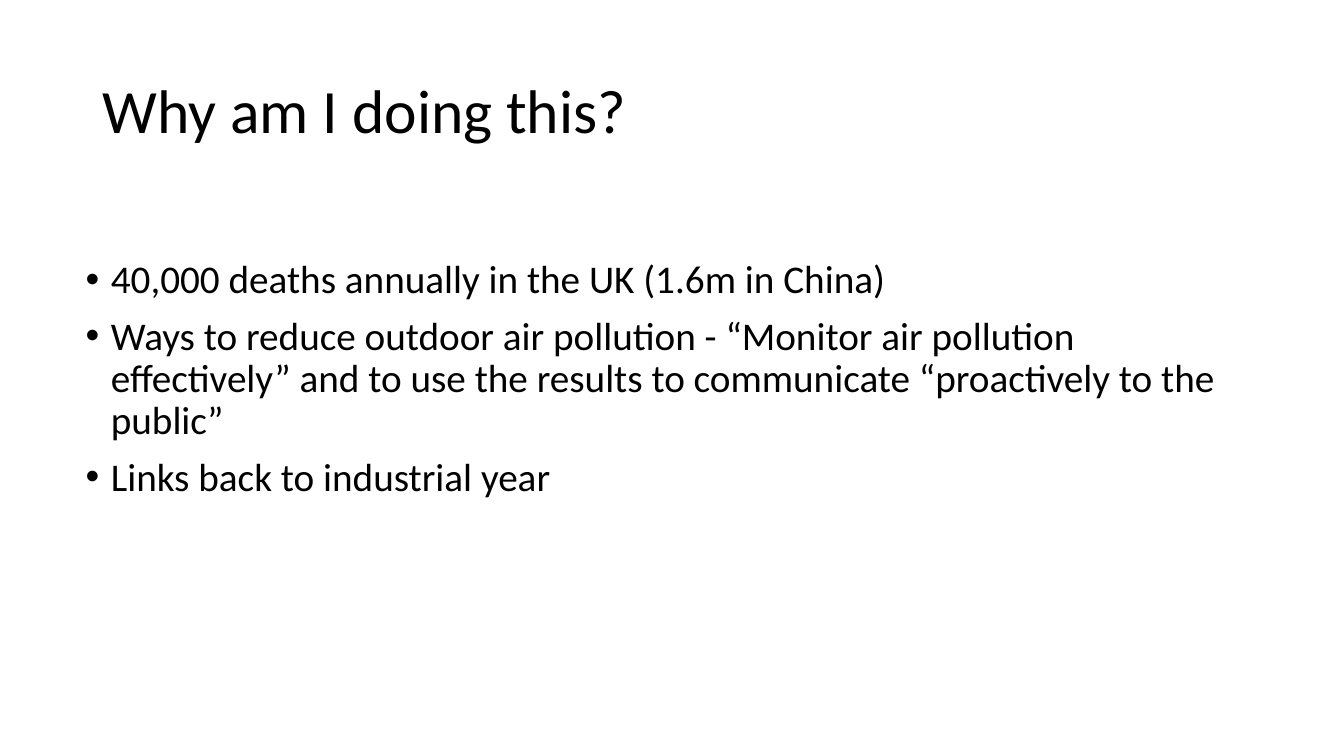
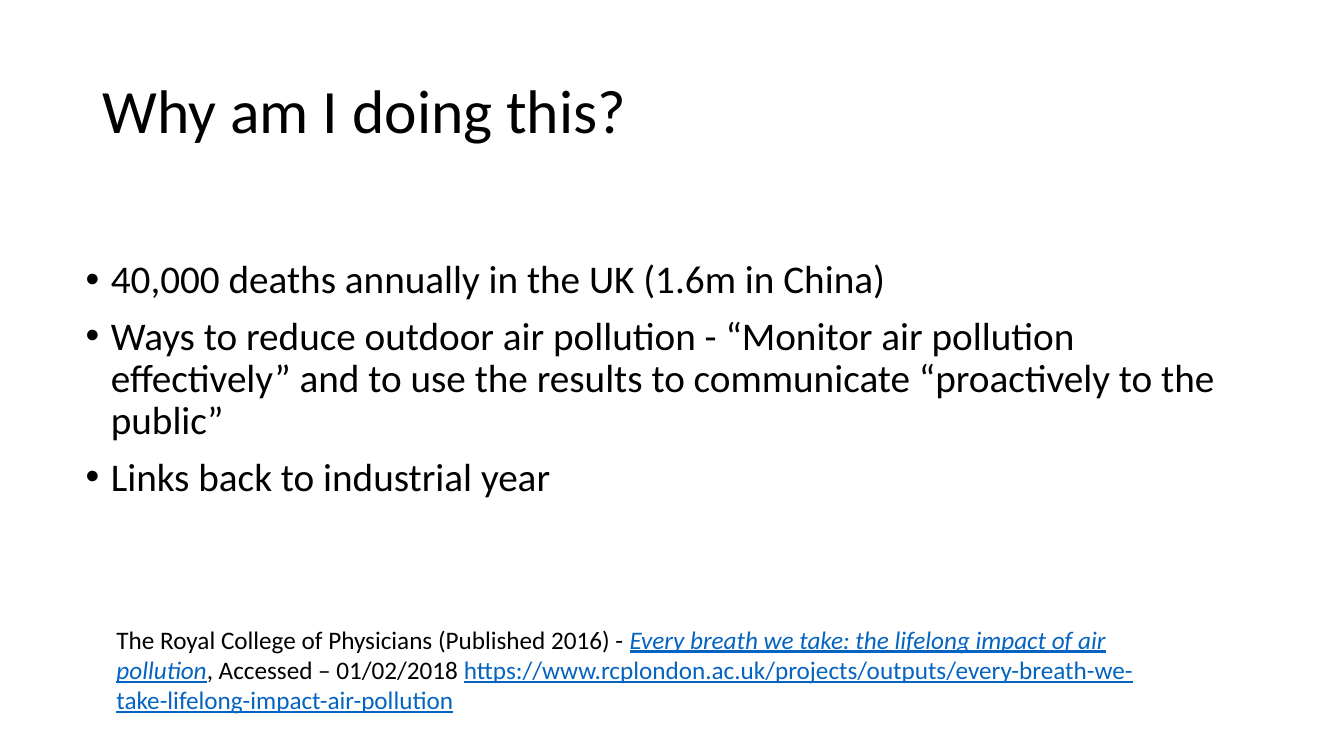
Before and after one commit to unfitacorn/Major-Project, a slide deck: slide 3 of Documentation/99 - presentations/Air Quality Mapping demo.pptx. Drawn at 1344x756 pixels with LibreOffice and Linux fonts; fonts in the diff are those of the drawing. Boxes give left, top, right and bottom in pixels: in the first picture for what was removed or moved away, otherwise in the second. Text is boxed around its words. In the diff, an @@ line names an element or a change of style, - is before the commit and + after.

```diff
--- a/Documentation/99 - presentations/Air Quality Mapping demo.pptx
+++ b/Documentation/99 - presentations/Air Quality Mapping demo.pptx
@@ text added at [116, 630, 1133, 714], 18 pt, text #0563C1, underline @@
+The Royal College of Physicians (Published 2016) - Every breath we take: the lifelong impact of air pollution, Accessed – 01/02/2018 https://www.rcplondon.ac.uk/projects/outputs/every-breath-we-take-lifelong-impact-air-pollution
```
Also in this commit, not shown: 1 other slide changed, 3 other files.
